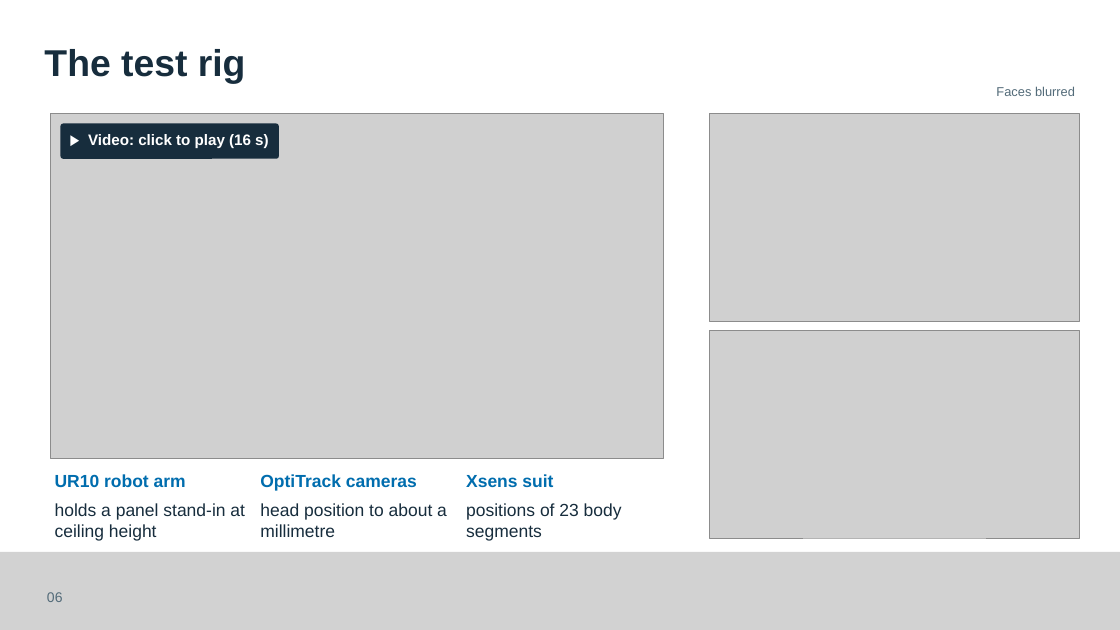
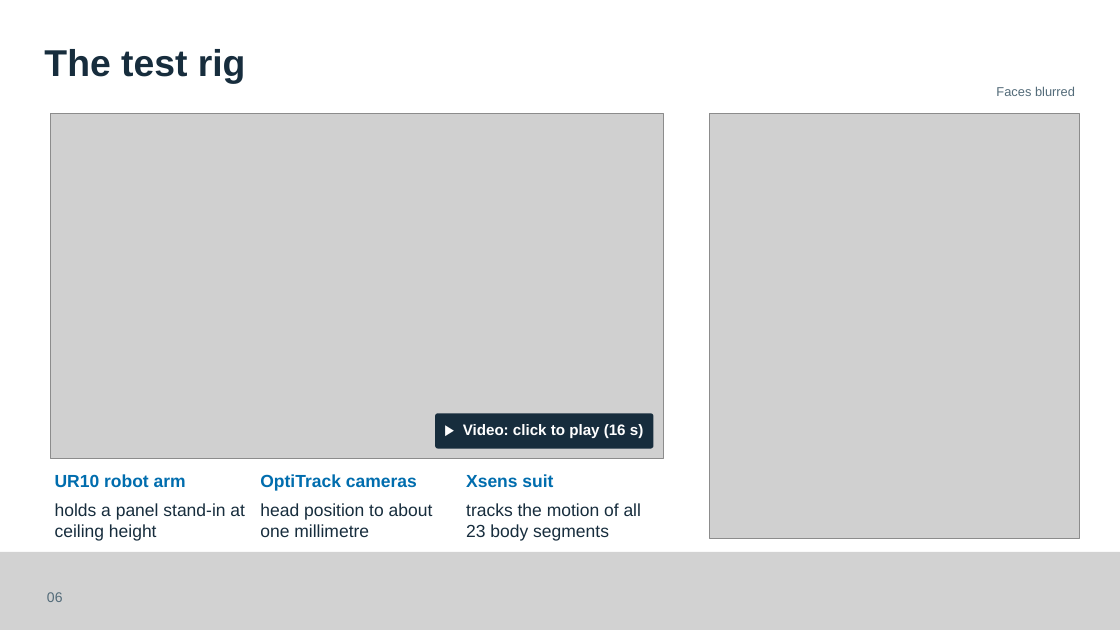
Before and after one commit to Kingwu12/adaptive-hrc-safety-system, a slide deck: slide 6 of presentation/FYP-assessment-presentation-v4.3.pptx. Drawn at 1120x630 pixels with LibreOffice and Linux fonts; fonts in the diff are those of the drawing; grey boxes stand for pictures. Boxes give left, top, right and bottom in pixels: in the first picture for what was removed or moved away, otherwise in the second. Text is boxed around its words. In the diff, an @@ line names an element or a change of style, - is before the commit and + after.

```diff
--- a/presentation/FYP-assessment-presentation-v4.3.pptx
+++ b/presentation/FYP-assessment-presentation-v4.3.pptx
@@ picture: place and size @@
-picture at box(710, 330, 1080, 539)
+picture at box(710, 113, 1080, 539)
@@ picture removed at box(710, 113, 1080, 321) @@
@@ rounded rectangle: place and size @@
-rounded rectangle at box(60, 124, 279, 159)
+rounded rectangle at box(435, 413, 654, 449)
@@ text "▶ Video: click to play ...": place and size @@
-text "▶ Video: click to play ..." at box(88, 134, 268, 148)
+text "▶ Video: click to play ..." at box(463, 424, 643, 438)
@@ text at box(260, 503, 433, 537): text changed @@
-head position to about a millimetre
+head position to about one millimetre
@@ text at box(466, 503, 641, 541): text changed @@
-positions of 23 body segments
+tracks the motion of all 23 body segments
```
Also in this commit, not shown: 2 other slides changed, 5 other files.
